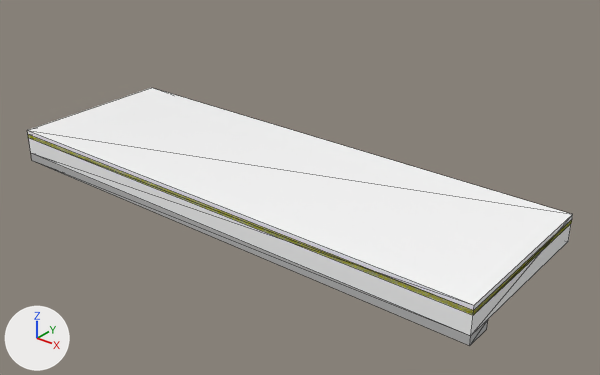
The OBJ model frontend/public/signs/Chữ nổi mica chân fomex.obj, before and after one commit.
The view is the same before and after, from a camera (50 mm lens) standing at (1.681, -1.049, 0.831) and looking at (0.676, 0.208, 0.052). Every picture has the same lights, and +X, +Y and +Z are marked at lower left. The older version comes first. Mesh edges are drawn as thin lines. Where no turn or scale is listed for an object, it has been applied to the vertices. Vertices at exactly the same position are counted once.

Objects in the first picture: 'chu_noi_mica_chan_fomex'.
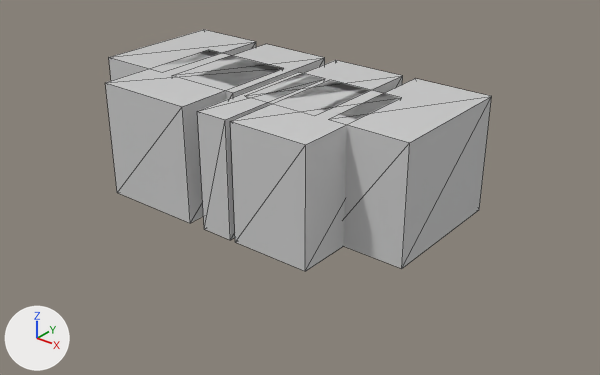
The change, as a list of edits to the scene's bpy script:
```text
Add mat_mat_a0a0a0:
    mat_mat_a0a0a0 = principled_material('Mat_a0a0a0')
    mat_mat_a0a0a0.base_color = (0.627, 0.627, 0.627)  # light grey #cfcfcf
    mat_mat_a0a0a0.roughness = 0.0
Change me_chu_noi_mica_chan_fomex:
    used by ob_chu_noi_mica_chan_fomex; location = (0.0, 0.0, 0.0)
    remove me_chu_noi_mica_chan_fomex.from_pydata(...)  # 30 vertices, 48 faces; spans x 0.0..1.2, y 0.0..0.4, z 0.0..0.08
    remove me_chu_noi_mica_chan_fomex.materials.append(mat_mat_808080)  # grey #bcbcbc
    remove me_chu_noi_mica_chan_fomex.materials.append(mat_mat_ffffff)  # white #ffffff
    remove me_chu_noi_mica_chan_fomex.materials.append(mat_mat_ff0000)  # red #ff0000
    remove me_chu_noi_mica_chan_fomex.materials.append(mat_mat_ffff00)  # yellow #ffff00
    add me_chu_noi_mica_chan_fomex.from_pydata(...)  # 56 vertices, 84 faces; spans x 0.201..0.999, y -0.012..0.412, z 0.02..0.274
    me_chu_noi_mica_chan_fomex part 1: a new loose piece, a box spanning x 0.201..0.377, y 0.108..0.412, z 0.02..0.274, in mat_mat_a0a0a0 (light grey #cfcfcf)
    me_chu_noi_mica_chan_fomex part 2: a new loose piece, a box spanning x 0.408..0.585, y 0.108..0.412, z 0.02..0.274, in mat_mat_a0a0a0 (light grey #cfcfcf)
    me_chu_noi_mica_chan_fomex part 3: a new loose piece, a box spanning x 0.615..0.792, y 0.108..0.412, z 0.02..0.274, in mat_mat_a0a0a0 (light grey #cfcfcf)
    me_chu_noi_mica_chan_fomex part 4: a new loose piece, a box spanning x 0.823..0.999, y 0.108..0.412, z 0.02..0.274, in mat_mat_a0a0a0 (light grey #cfcfcf)
    me_chu_noi_mica_chan_fomex part 5: a new loose piece, a box spanning x 0.335..0.563, y -0.012..0.292, z 0.02..0.274, in mat_mat_a0a0a0 (light grey #cfcfcf)
    me_chu_noi_mica_chan_fomex part 6: a new loose piece, a box spanning x 0.603..0.676, y -0.012..0.292, z 0.02..0.274, in mat_mat_a0a0a0 (light grey #cfcfcf)
    me_chu_noi_mica_chan_fomex part 7: a new loose piece, a box spanning x 0.689..0.865, y -0.012..0.292, z 0.02..0.274, in mat_mat_a0a0a0 (light grey #cfcfcf)
    me_chu_noi_mica_chan_fomex part 8: the loose piece of 14 vertices spanning x 0.0..1.2, y 0.0..0.4, z 0.0..0.08 is deleted
    me_chu_noi_mica_chan_fomex part 9: the loose piece of 8 vertices spanning x 0.0..1.2, y 0.0..0.4, z 0.06..0.07 is deleted
    other edits to the shape of me_chu_noi_mica_chan_fomex do not show in these pictures
    add me_chu_noi_mica_chan_fomex.materials.append(mat_mat_a0a0a0)  # light grey #cfcfcf
```

Boxes (x1, y1, x2, y2) around the edits, measured in the pictures (600 x 375 px):
'chu_noi_mica_chan_fomex', reshaped, recoloured (29% narrower, 7% shorter): before (27, 88, 573, 346); after (105, 30, 491, 271)
part 1 of me_chu_noi_mica_chan_fomex, added: after (109, 30, 256, 81)
part 2 of me_chu_noi_mica_chan_fomex, added: after (176, 44, 325, 100)
part 3 of me_chu_noi_mica_chan_fomex, added: after (248, 60, 403, 115)
part 4 of me_chu_noi_mica_chan_fomex, added: after (328, 79, 491, 268)
part 5 of me_chu_noi_mica_chan_fomex, added: after (105, 50, 284, 223)
part 6 of me_chu_noi_mica_chan_fomex, added: after (197, 72, 324, 240)
part 7 of me_chu_noi_mica_chan_fomex, added: after (230, 80, 400, 271)
part 8 of me_chu_noi_mica_chan_fomex, deleted: before (27, 88, 573, 346)
part 9 of me_chu_noi_mica_chan_fomex, deleted: before (28, 135, 572, 315)
